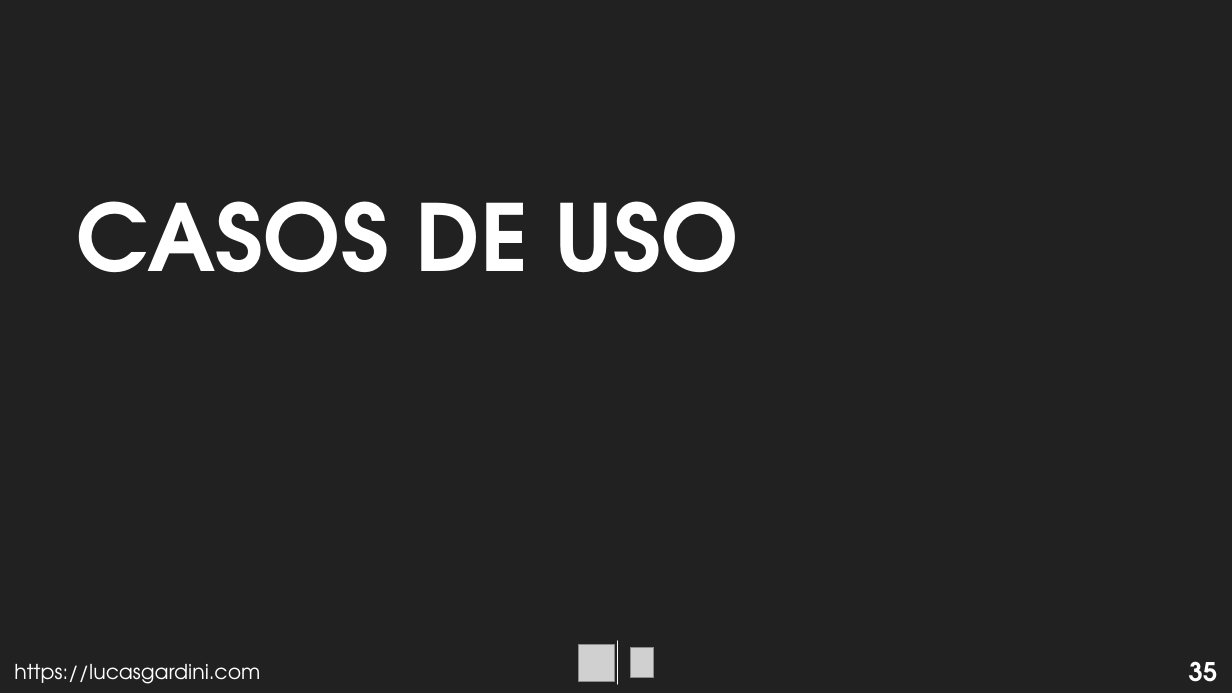
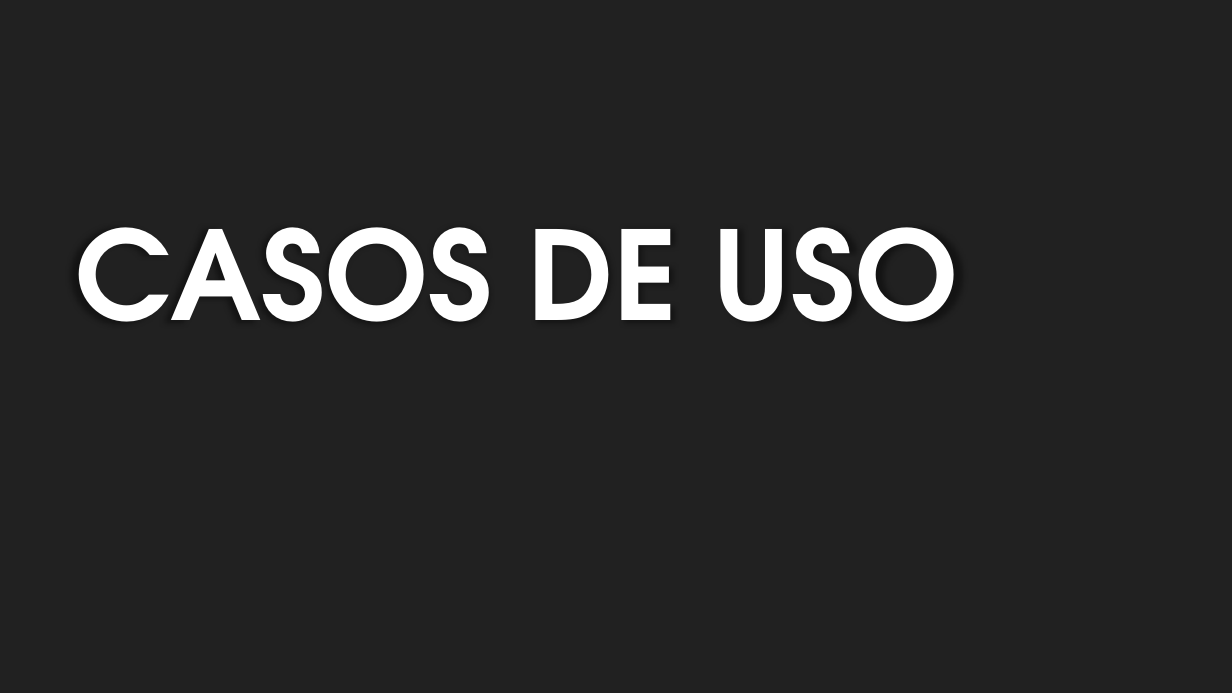
Before and after one commit to Lucas-Gardini/IFSP-ADS-BD2, a slide deck: slide 49 of mongodb/minicurso-mongodb.pptx (slide 35 before the commit). Drawn at 1232x693 pixels with LibreOffice and Linux fonts; fonts in the diff are those of the drawing; grey boxes stand for pictures; background and template pictures are left out. Boxes give left, top, right and bottom in pixels: in the first picture for what was removed or moved away, otherwise in the second. Text is boxed around its words. In the diff, an @@ line names an element or a change of style, - is before the commit and + after.

```diff
--- a/mongodb/minicurso-mongodb.pptx
+++ b/mongodb/minicurso-mongodb.pptx
@@ text "CASOS DE USO": place and size @@
-text "CASOS DE USO" at [77,201,739,273]
+text "CASOS DE USO" at [76,227,958,322]
@@ text "CASOS DE USO" at [76,227,958,322]: size 72 to 96 pt @@
@@ picture removed at [579,645,615,681] @@
@@ line removed from (618, 641) to (618, 684) @@
@@ picture removed at [631,647,654,677] @@
@@ text removed at [14,664,260,684] @@
-https://lucasgardini.com
@@ page number removed at [1189,661,1218,682] @@
-35
```
Also in this commit, not shown: 31 other slides changed, 19 slides added, 5 slides removed.
